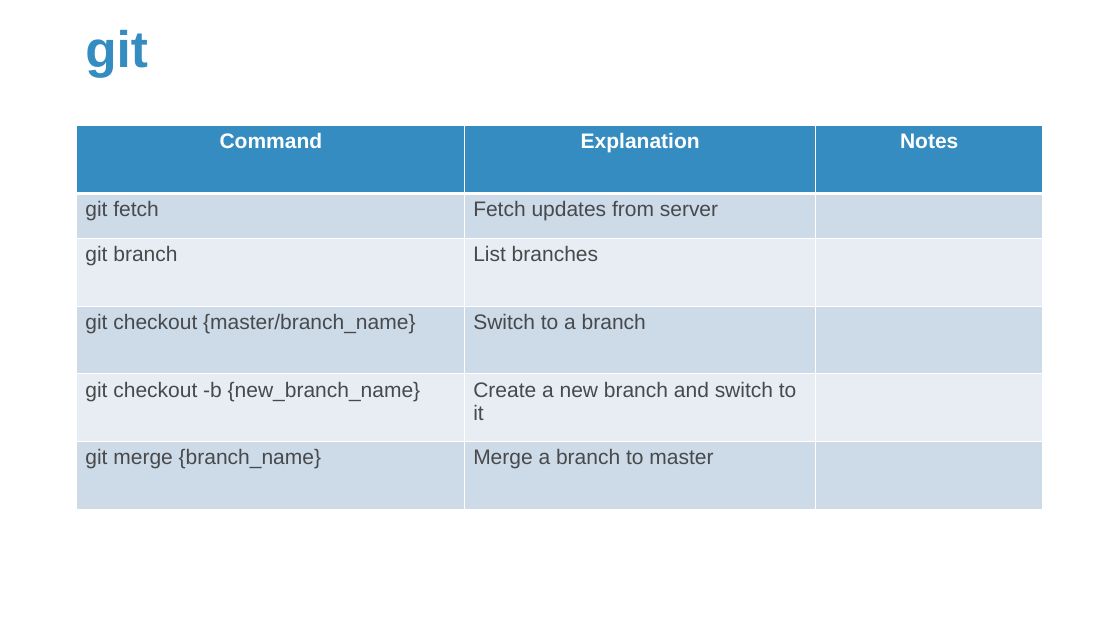
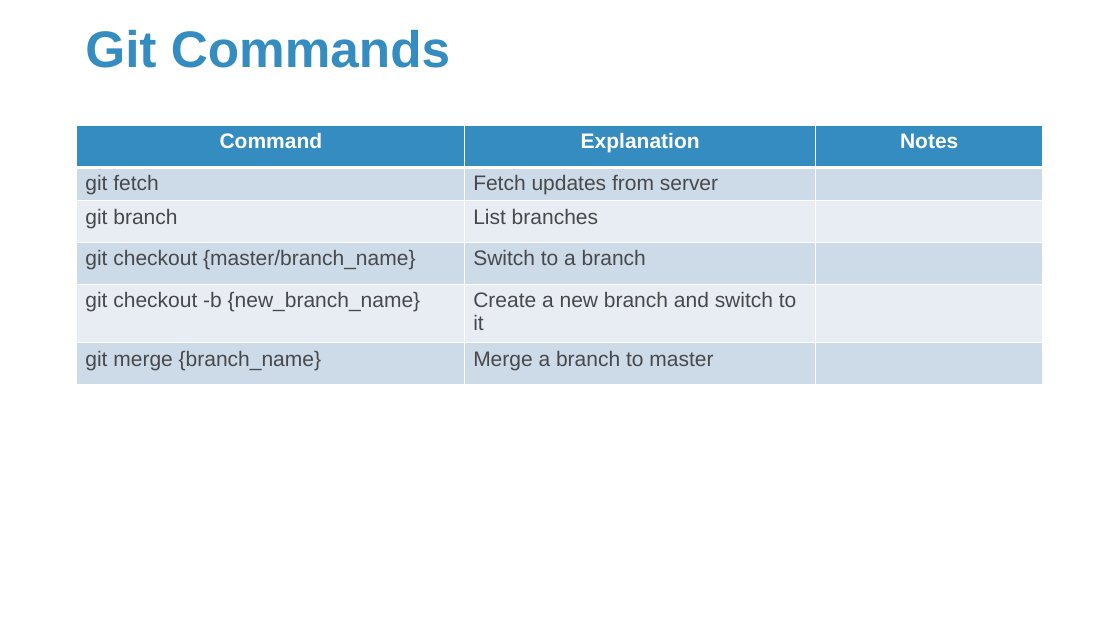
Before and after one commit to Sparks-Lu/TechNotes, a slide deck: slide 13 of Linux/Linux_Notes.pptx (slide 11 before the commit). Drawn at 1120x630 pixels with LibreOffice and Linux fonts; fonts in the diff are those of the drawing; background and template pictures are left out. Boxes give left, top, right and bottom in pixels: in the first picture for what was removed or moved away, otherwise in the second. Text is boxed around its words. In the diff, an @@ line names an element or a change of style, - is before the commit and + after.

```diff
--- a/Linux/Linux_Notes.pptx
+++ b/Linux/Linux_Notes.pptx
@@ title at (x1=85, y1=30, x2=450, y2=68): text changed @@
-git
+Git Commands
@@ table resized from (x1=77, y1=126, x2=1044, y2=510) to (x1=77, y1=126, x2=1044, y2=385) @@
```
Also in this commit, not shown: 1 other slide changed, 3 slides added, 10 other files.
